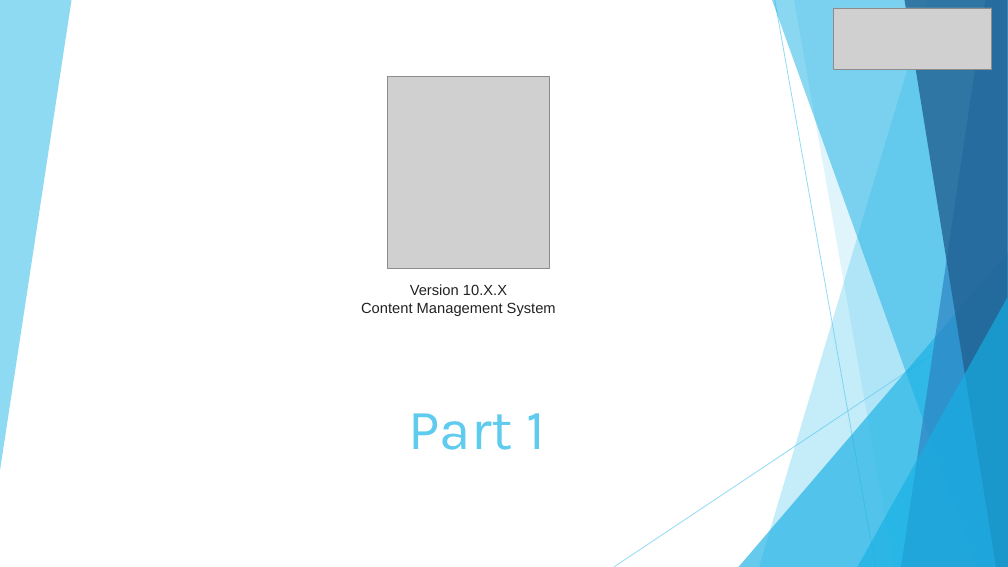
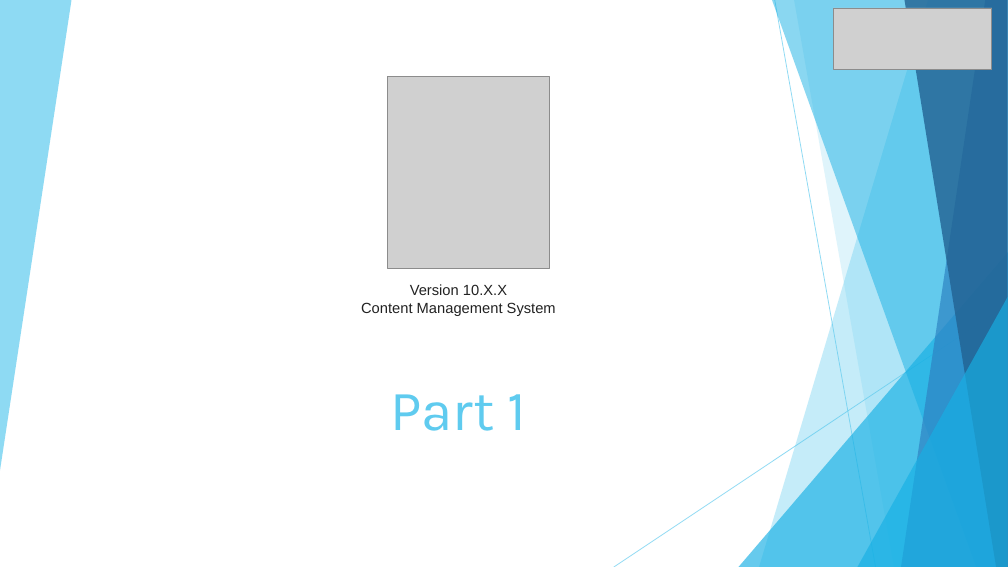
Before and after one commit to Alaeddinalhamoud/Umbraco10-MyBlog, a slide deck: slide 1 of MyBlog/ASP.pptx. Drawn at 1008x567 pixels with LibreOffice and Linux fonts; fonts in the diff are those of the drawing; grey boxes stand for pictures. Boxes give left, top, right and bottom in pixels: in the first picture for what was removed or moved away, otherwise in the second. Text is boxed around its words. In the diff, an @@ line names an element or a change of style, - is before the commit and + after.

```diff
--- a/MyBlog/ASP.pptx
+++ b/MyBlog/ASP.pptx
@@ title "Part 1": place and size @@
-title "Part 1" at bbox=[408, 413, 545, 450]
+title "Part 1" at bbox=[390, 394, 527, 431]
```
Also in this commit, not shown: 1 other slide changed.
